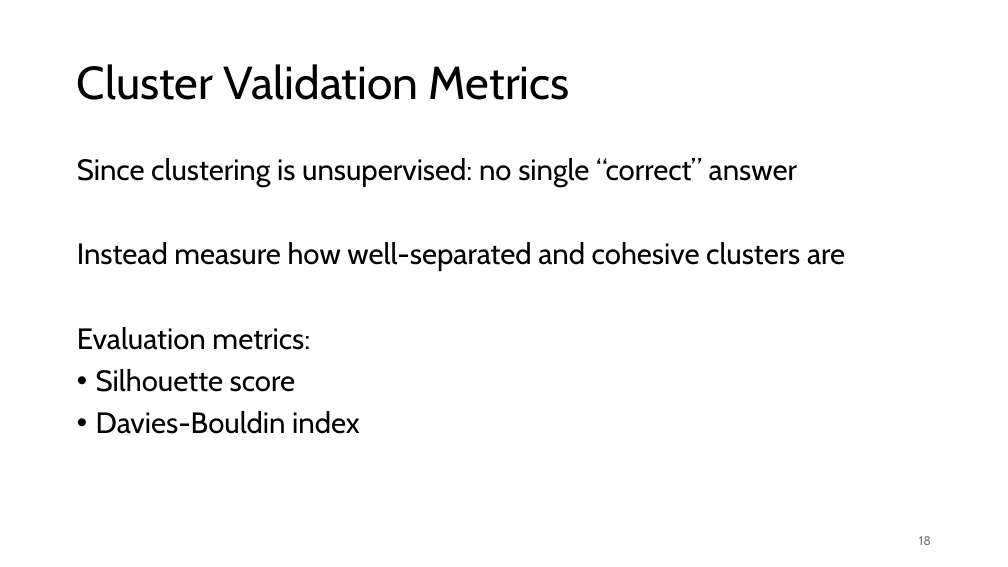
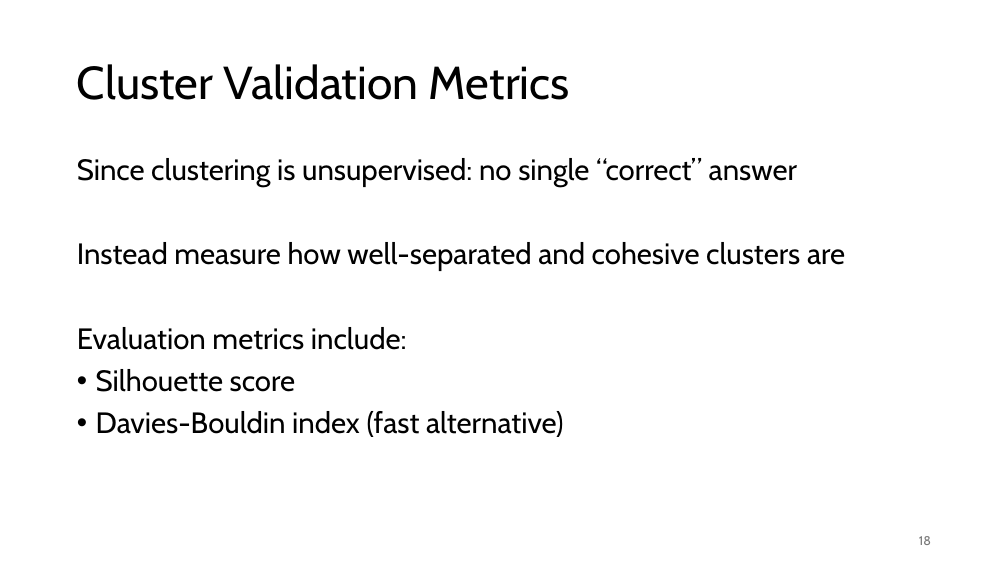
Before and after one commit to FelixWick/data_science, a slide deck: slide 18 of slides/2_clustering.pptx. Drawn at 1008x567 pixels with LibreOffice and Linux fonts; fonts in the diff are those of the drawing. Boxes give left, top, right and bottom in pixels: in the first picture for what was removed or moved away, otherwise in the second. Text is boxed around its words. In the diff, an @@ line names an element or a change of style, - is before the commit and + after.

```diff
--- a/slides/2_clustering.pptx
+++ b/slides/2_clustering.pptx
@@ text at [77,327,407,350]: text changed @@
-Evaluation metrics:
+Evaluation metrics include:
@@ text at [96,411,564,437]: text changed @@
-• Davies-Bouldin index
+• Davies-Bouldin index (fast alternative)
```
Also in this commit, not shown: 5 other slides changed, 2 slides added, 1 slide removed, 1 other file.
